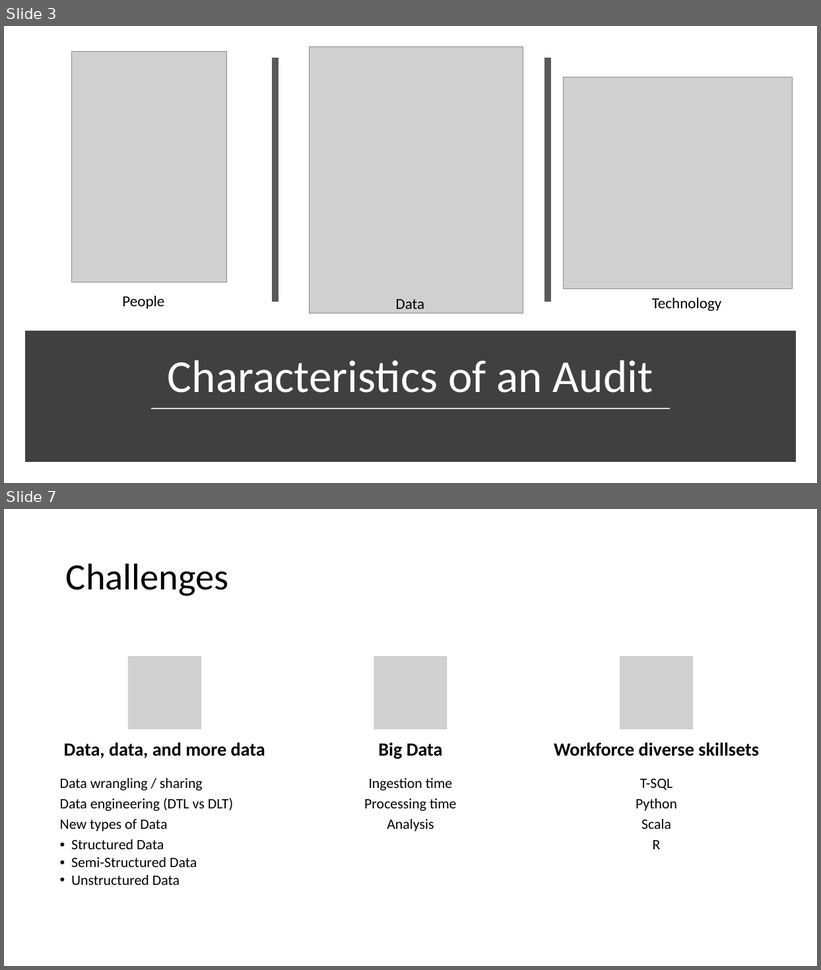
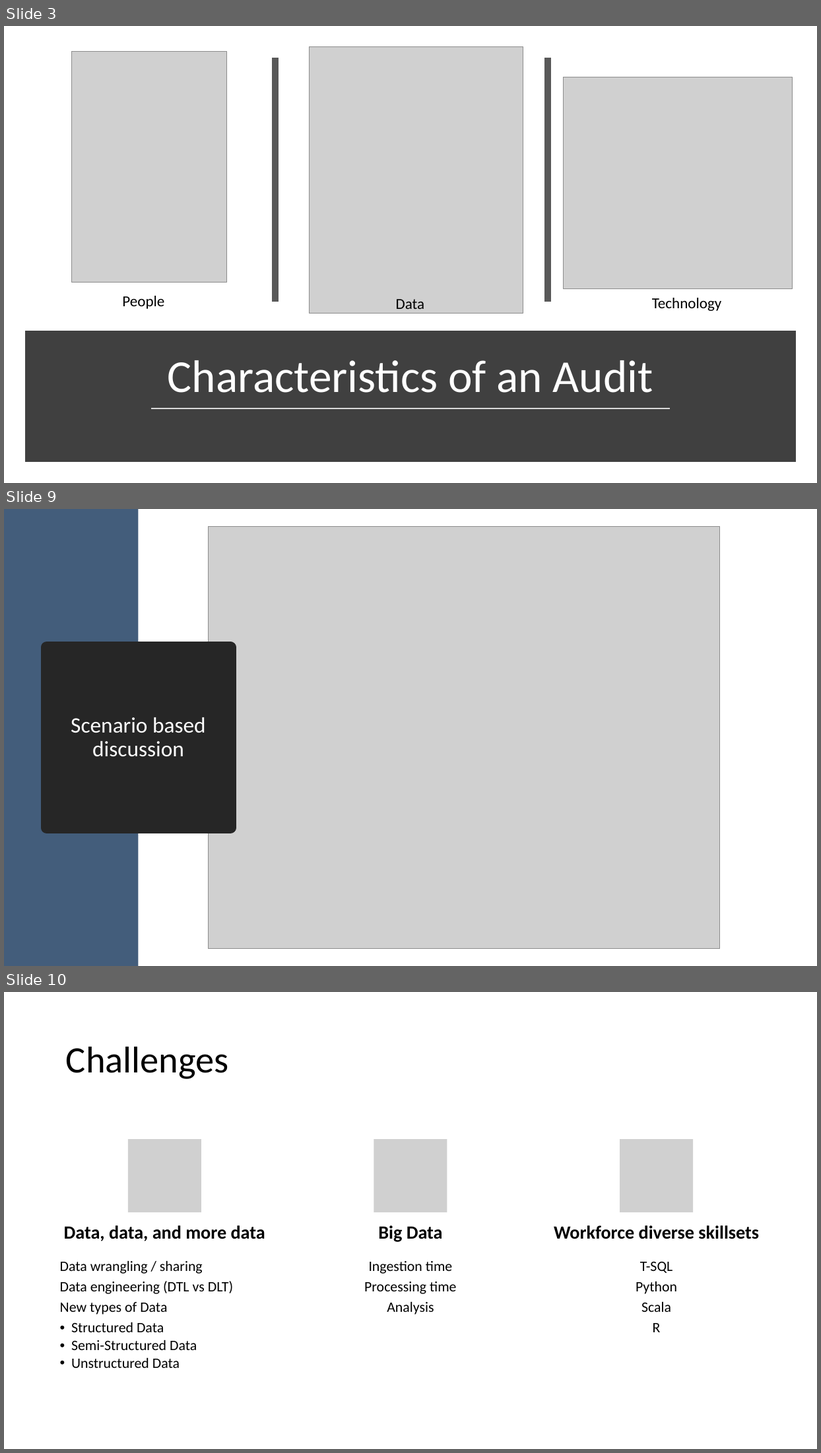
Before and after one commit to juliansoh/Databricks-Financial-Fraud, a slide deck: slides/Presentation for Auditors.pptx. Shown one above the other, each under a label of ours: slides 3 and 7 before the commit, slides 3, 9 and 10 after it; the slides between them are not shown. The pictures are 821x970 and 821x1453 pixels, drawn with LibreOffice and Linux fonts; fonts in the diff are those of the drawing; grey boxes stand for pictures. Boxes give left, top, right and bottom in pixels: in the first picture for what was removed or moved away, otherwise in the second. Text is boxed around its words. In the diff, an @@ line names an element or a change of style, - is before the commit and + after.

```diff
--- a/slides/Presentation for Auditors.pptx
+++ b/slides/Presentation for Auditors.pptx
@@ slide 9 added at (4,509,817,966), background #FFFFFF @@
@@ rectangle added at (4,509,138,966), fill #435D7B @@
@@ picture added at (208,526,720,949) @@
@@ title added at (47,648,230,828), fill #262626, outline #262626 13.75 pt, 26 pt, text #FFFFFF @@
+Scenario based discussion
@@ what was slide 7 is now slide 10 @@
```
Also in this commit, not shown: 3 slides changed, 3 other slides added, 2 slides removed.
